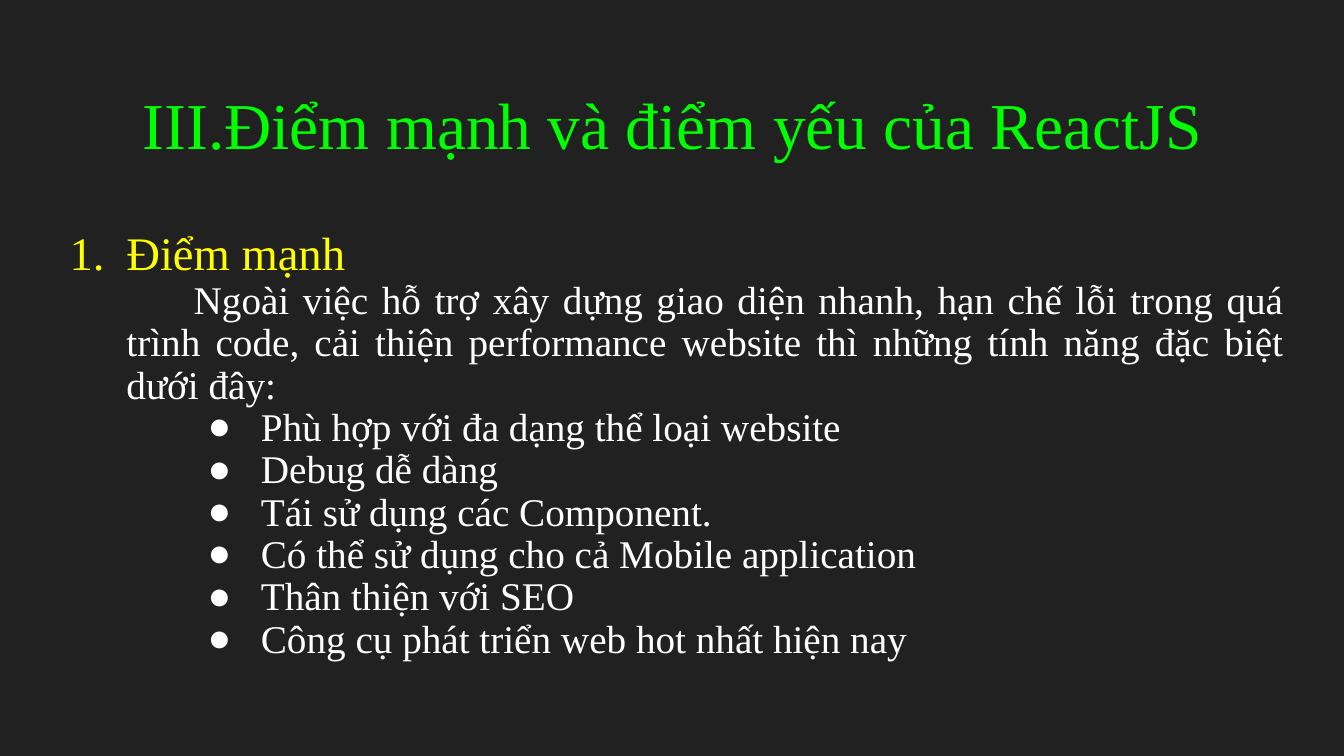
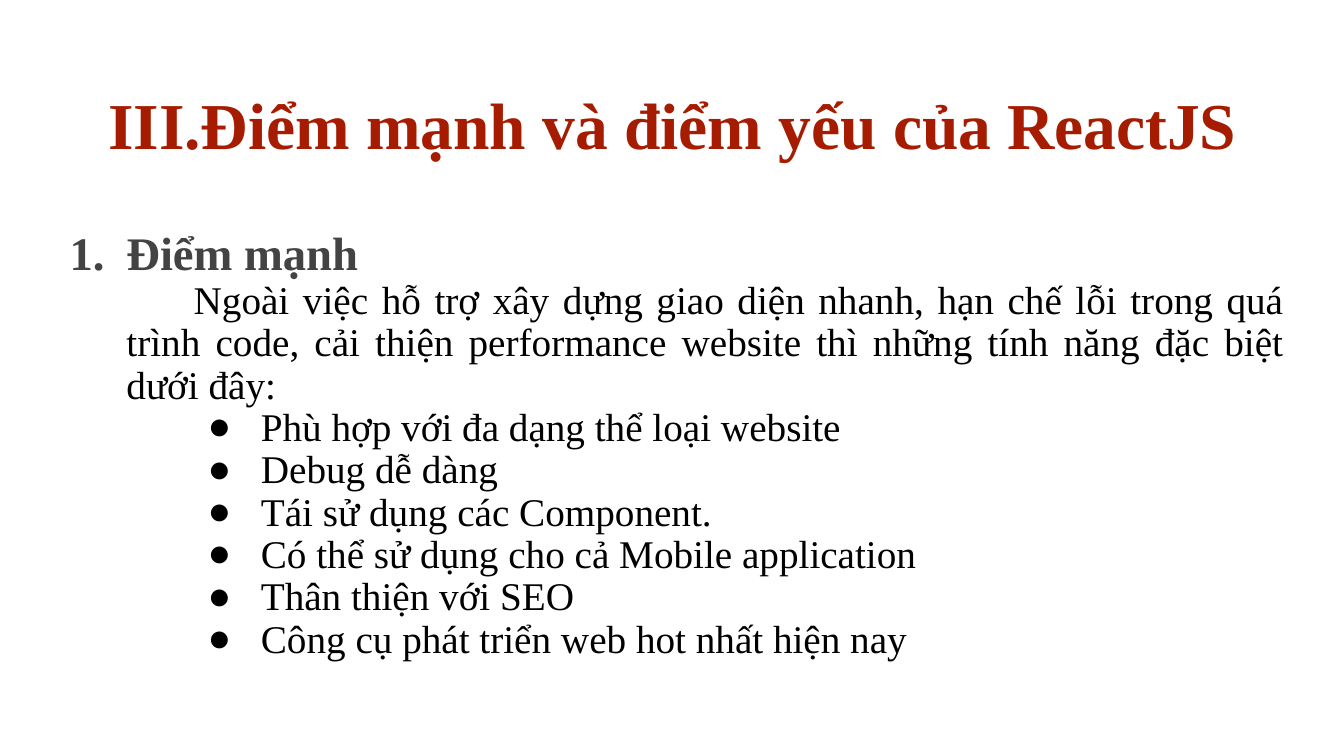
Before and after one commit to AlE-dip/ReactJS_News, a slide deck: slide 16 of slide_báo_cáo.pptx. Drawn at 1344x756 pixels with LibreOffice and Linux fonts; fonts in the diff are those of the drawing. Boxes give left, top, right and bottom in pixels: in the first picture for what was removed or moved away, otherwise in the second. Text is boxed around its words. In the diff, an @@ line names an element or a change of style, - is before the commit and + after.

```diff
--- a/slide_báo_cáo.pptx
+++ b/slide_báo_cáo.pptx
@@ background #212121 to #FFFFFF @@
@@ title "Điểm mạnh và điểm yếu ..." at (x1=108, y1=101, x2=1237, y2=162): text colour #00FF00 to #A61C00, bold on; bullet colour #00FF00 to #A61C00 @@
@@ subtitle "Điểm mạnh" at (x1=126, y1=236, x2=1284, y2=660): text colour #FFFF00 to #434343, bold on in "Điểm mạnh"; text colour #FFFFFF to #000000; bullet colour #FFFF00 to #434343; bullet colour #FFFFFF to #000000 @@
```
Also in this commit, not shown: 20 other slides changed, 2 slides removed.
